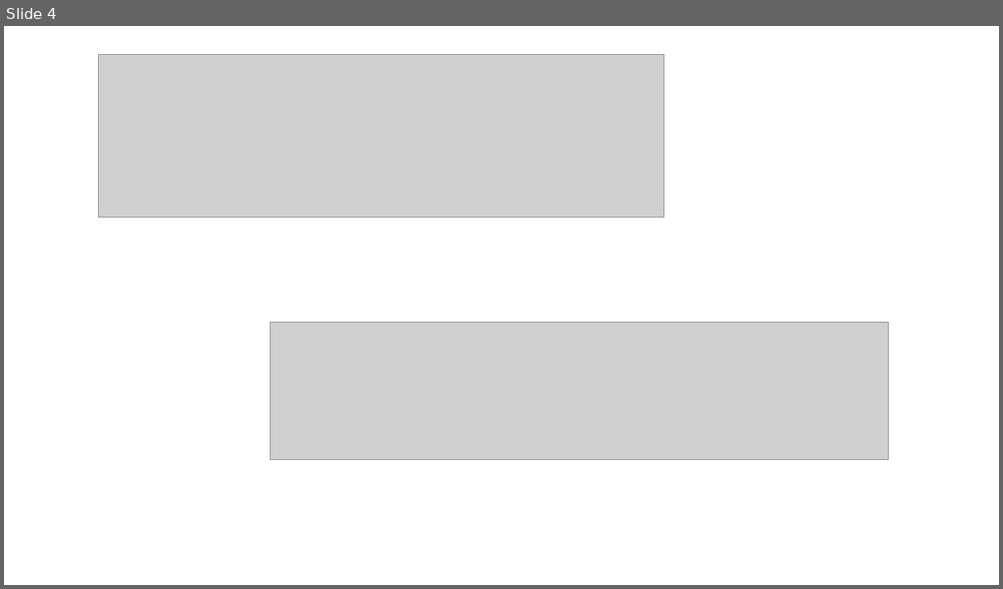
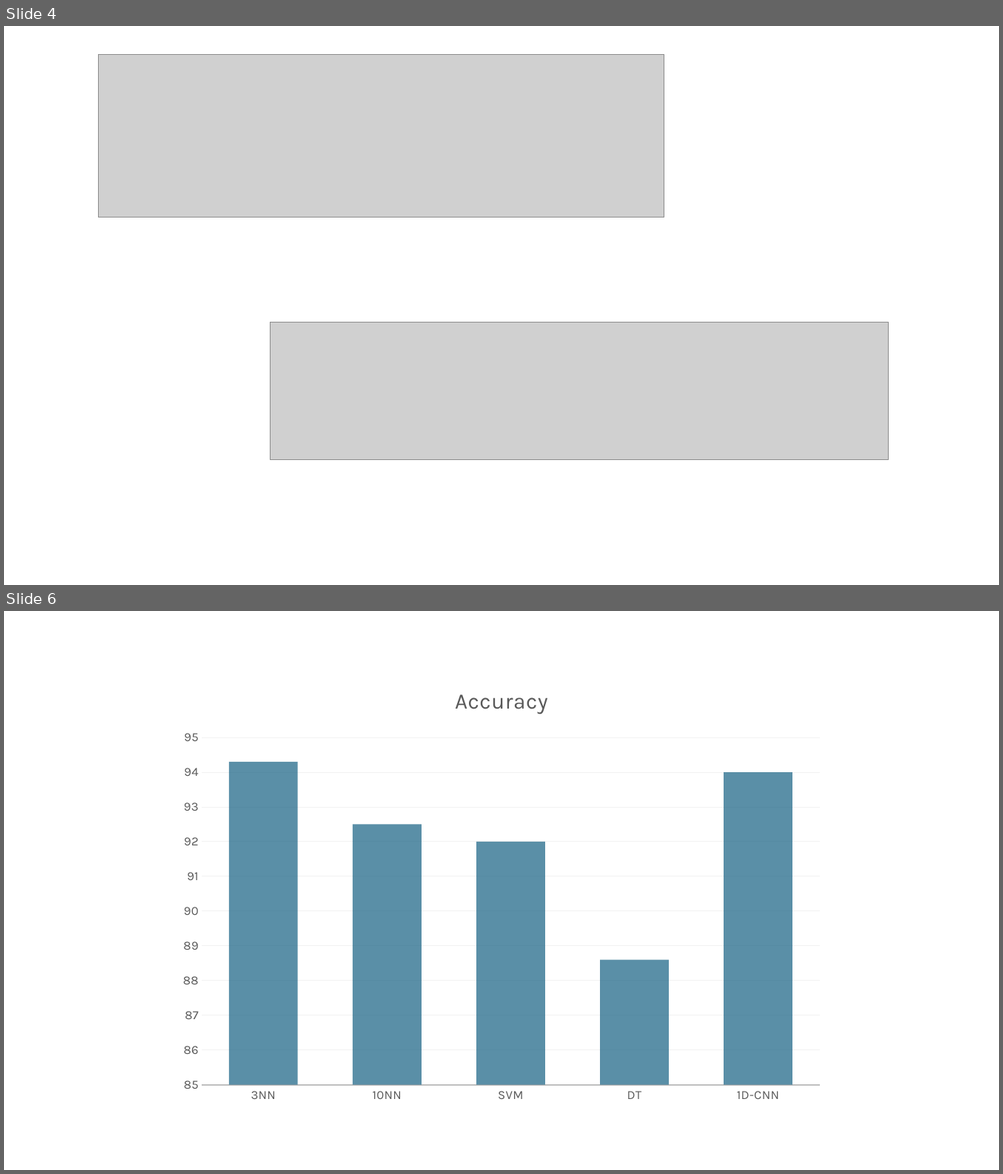
Before and after one commit to pineson/FallDetectionByCNN, a slide deck: Presentation1.pptx. Shown one above the other, each under a label of ours: slide 4 before the commit, slides 4 and 6 after it; the slides between them are not shown. The pictures are 1003x589 and 1003x1174 pixels, drawn with LibreOffice and Linux fonts; fonts in the diff are those of the drawing; grey boxes stand for pictures. Boxes give left, top, right and bottom in pixels: in the first picture for what was removed or moved away, otherwise in the second. Text is boxed around its words. In the diff, an @@ line names an element or a change of style, - is before the commit and + after.

```diff
--- a/Presentation1.pptx
+++ b/Presentation1.pptx
@@ slide 6 added at <box>4,611,999,1170</box>, background #FFFFFF @@
@@ column chart added at <box>170,670,833,1113</box> @@
+title "Accuracy"
+categories: 3NN, 10NN, SVM, DT, 1D-CNN
+Accuracy: 94, 92, 92, 89, 94
```
Also in this commit, not shown: 1 other slide added, 1 other file.
